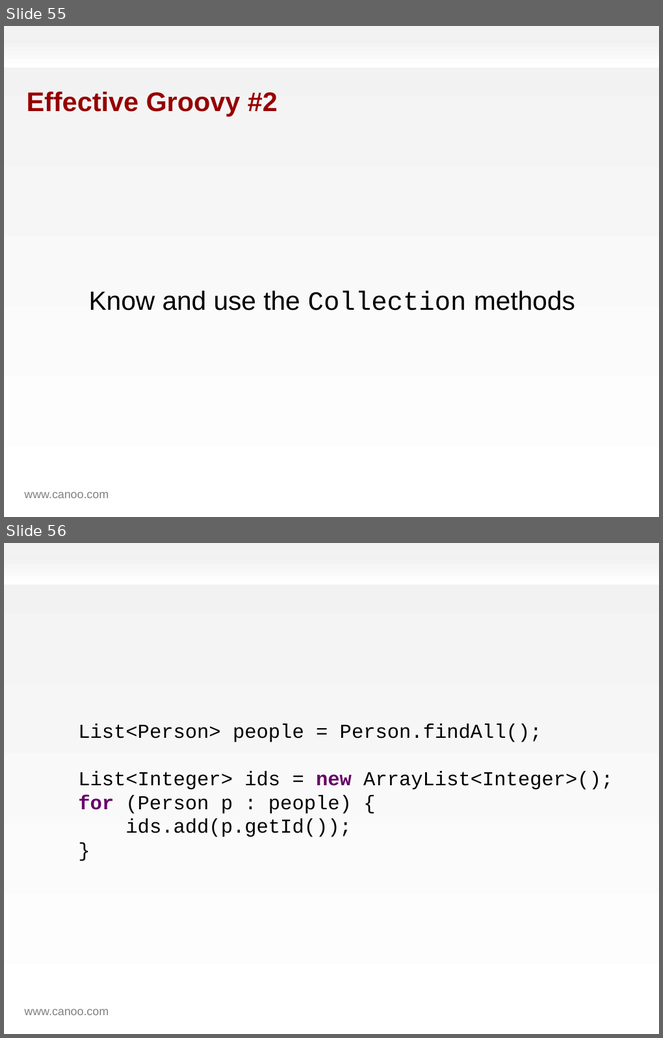
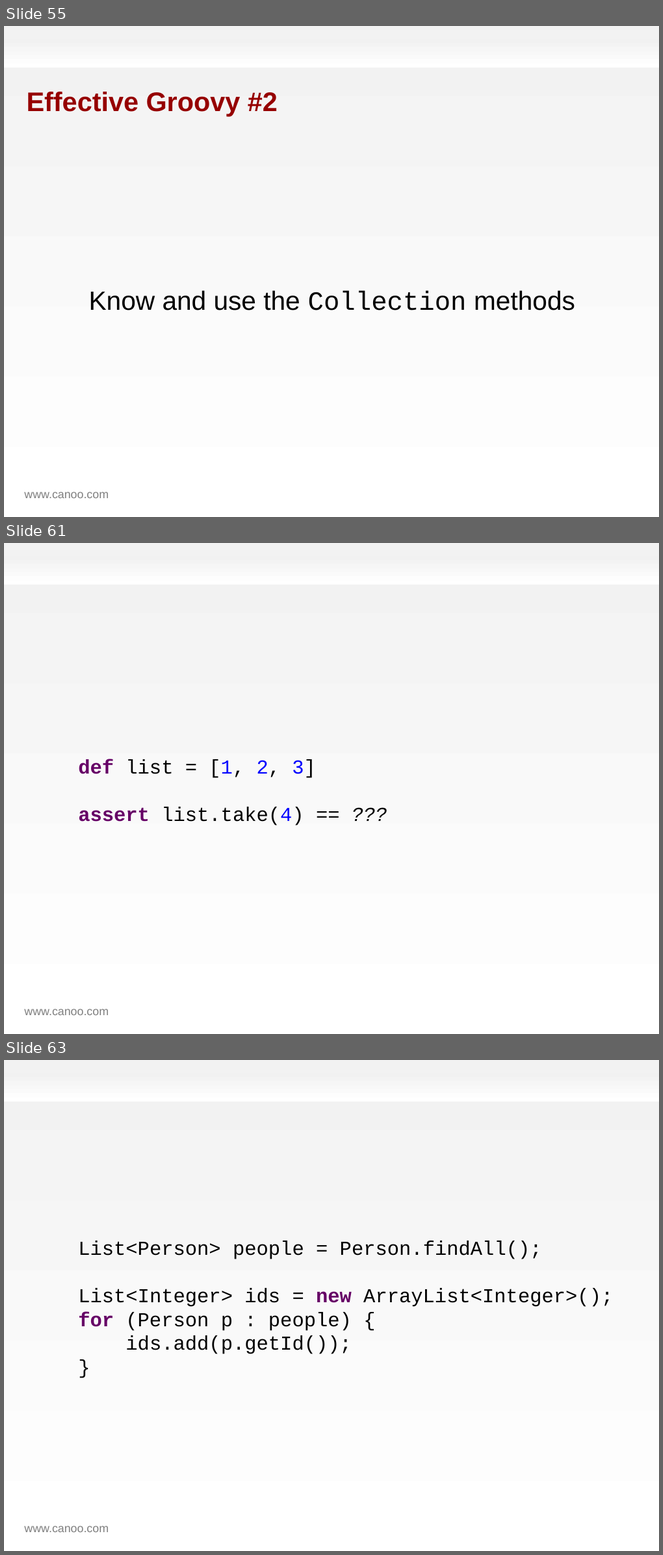
Before and after one commit to HamletDRC/presentations, a slide deck: effectivegroovy/effectivegroovy.odp. Shown one above the other, each under a label of ours: slides 55 and 56 before the commit, slides 55, 61 and 63 after it; the slides between them are not shown. The pictures are 663x1038 and 663x1555 pixels, drawn with LibreOffice and Linux fonts; fonts in the diff are those of the drawing; background and template pictures are left out. Boxes give left, top, right and bottom in pixels: in the first picture for what was removed or moved away, otherwise in the second. Text is boxed around its words. In the diff, an @@ line names an element or a change of style, - is before the commit and + after.

Commit message:
added take command and renamed many files so that I can find them again later. y

```diff
--- a/effectivegroovy/effectivegroovy.odp
+++ b/effectivegroovy/effectivegroovy.odp
@@ slide 61 added at box(4, 543, 659, 1034), background gradient #F2F2F2 to #FFFFFF; not listed: 2 template elements that a slide beside it also shows @@
@@ text added at box(78, 759, 316, 826), 24 pt, text #000000 @@
+def list = [1, 2, 3]
+assert list.take(4) == ???
@@ what was slide 56 is now slide 63 @@
```
Also in this commit, not shown: 2 slides changed, 16 other slides added, 14 other files.
